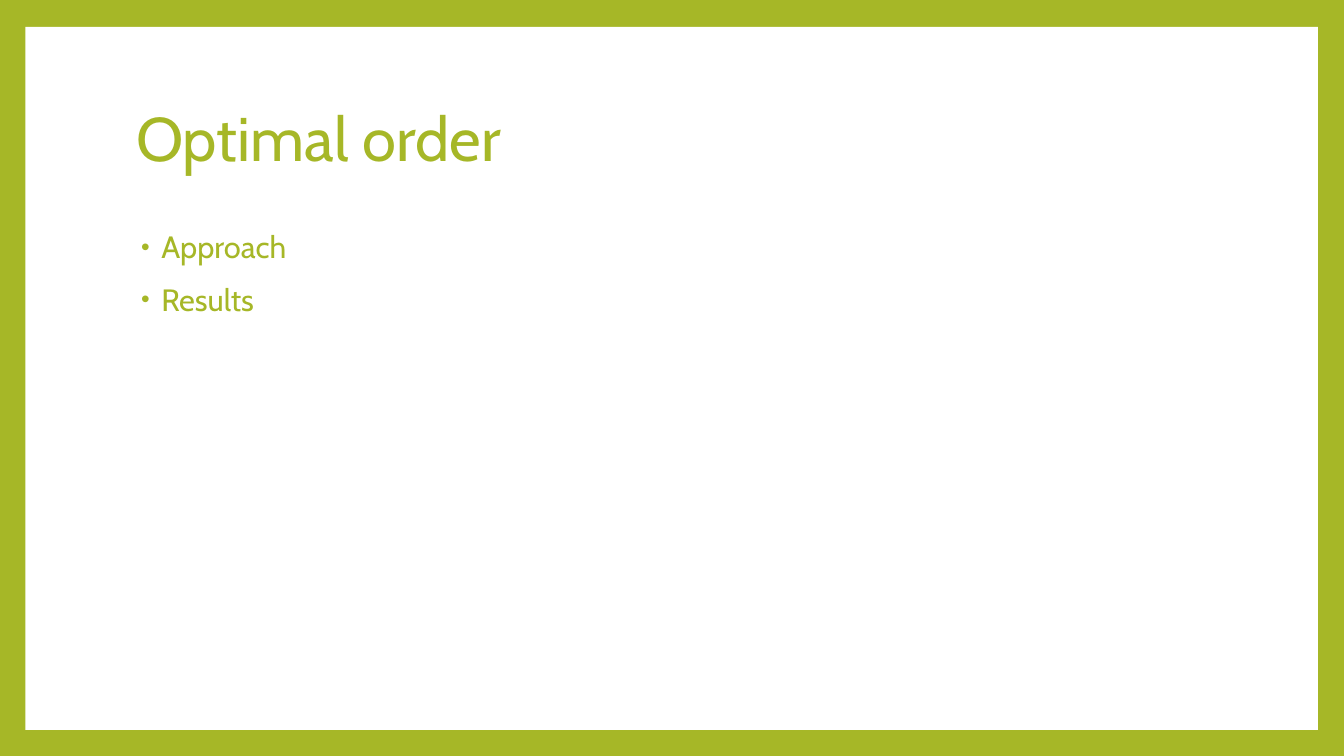
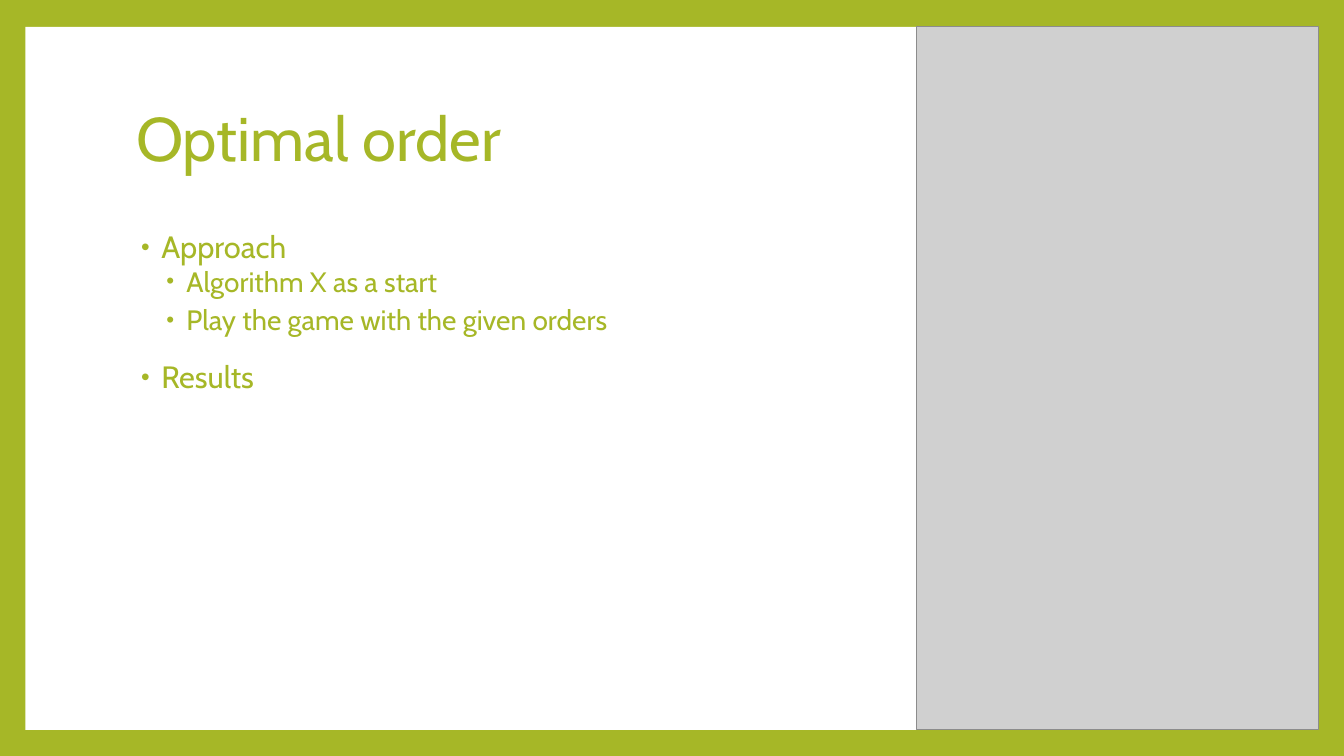
Before and after one commit to Hookz/pentominoes, a slide deck: slide 3 of Pentetris bots.pptx. Drawn at 1344x756 pixels with LibreOffice and Linux fonts; fonts in the diff are those of the drawing; grey boxes stand for pictures. Boxes give left, top, right and bottom in pixels: in the first picture for what was removed or moved away, otherwise in the second. Text is boxed around its words. In the diff, an @@ line names an element or a change of style, - is before the commit and + after.

```diff
--- a/Pentetris bots.pptx
+++ b/Pentetris bots.pptx
@@ picture added at box(917, 27, 1319, 730) @@
@@ text at box(186, 271, 608, 337): paragraphs added @@
+  • Algorithm X as a start
+  • Play the game with the given orders
```
Also in this commit, not shown: 6 other slides changed, 2 slides added, 1 slide removed, 1 other file.
